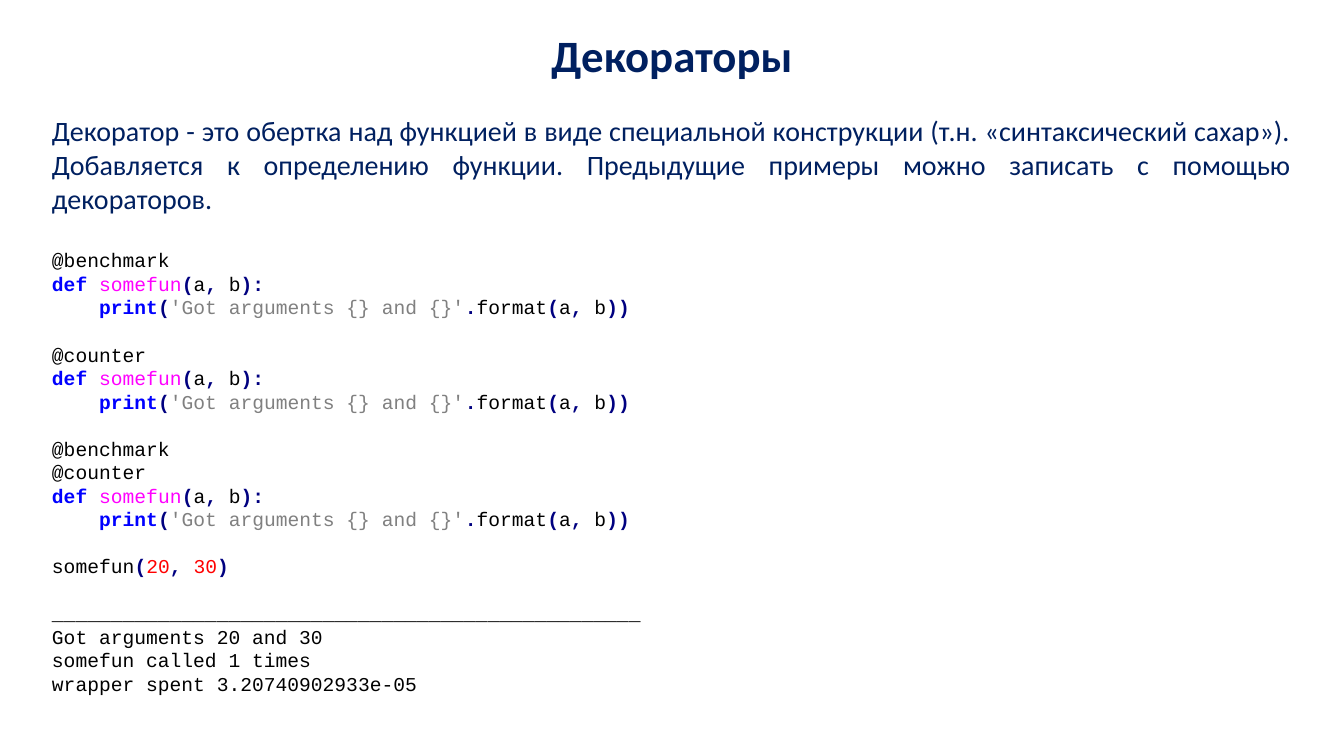
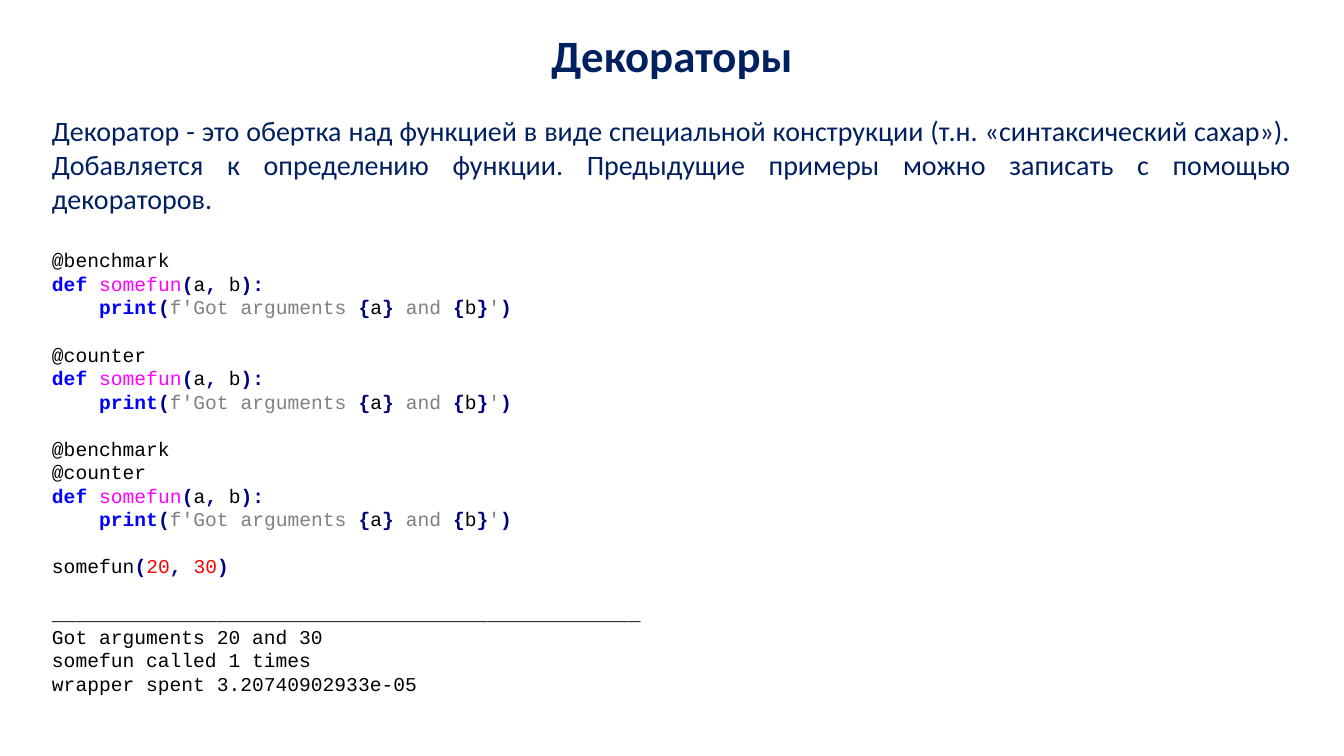
Before and after one commit to vamishnin/PythonCoursePro, a slide deck: slide 36 of Lectures/py_lec_4.pptx. Drawn at 1344x756 pixels with LibreOffice and Linux fonts; fonts in the diff are those of the drawing; background and template pictures are left out. Boxes give left, top, right and bottom in pixels: in the first picture for what was removed or moved away, otherwise in the second. Text is boxed around its words. In the diff, an @@ line names an element or a change of style, - is before the commit and + after.

```diff
--- a/Lectures/py_lec_4.pptx
+++ b/Lectures/py_lec_4.pptx
@@ text at (99, 301, 512, 318): text changed @@
-print('Got arguments {} and {}'.format(a, b))
+print(f'Got arguments {a} and {b}')
@@ text at (99, 395, 512, 413): text changed @@
-print('Got arguments {} and {}'.format(a, b))
+print(f'Got arguments {a} and {b}')
@@ text at (99, 512, 512, 530): text changed @@
-print('Got arguments {} and {}'.format(a, b))
+print(f'Got arguments {a} and {b}')
```
Also in this commit, not shown: 11 other slides changed, 7 other files.
